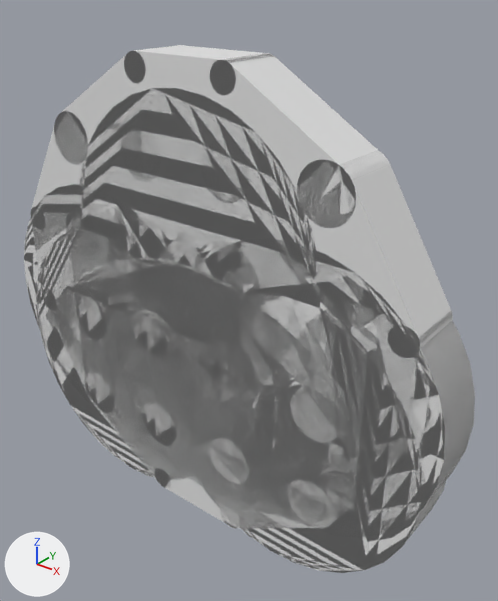
One commit to the glTF model static/models/home.glb: the scene before it, then after it.
Before and after are seen from a camera (50 mm lens) standing at (3.48, -3.8, 3.17) and looking at (0.28, 0.21, 0.69). Every picture has the same lights, and +X, +Y and +Z are marked at lower left. Vertices at the same position are counted once.

Objects in the first picture: 'Blur', 'Blur.Highlight', 'Double', 'Double.Highlight', 'Face', 'Face.Highlight', 'Wheel'.
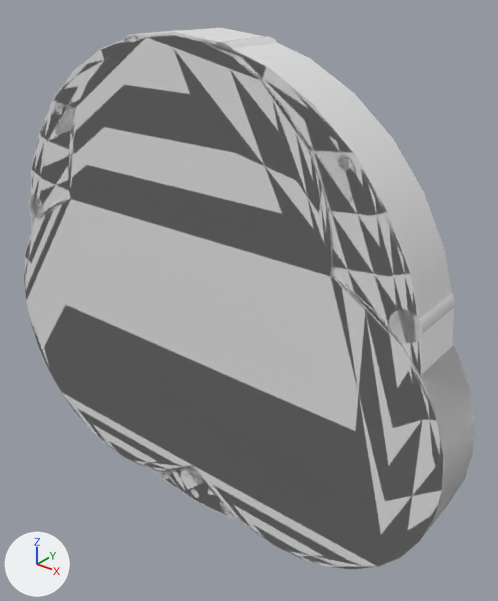
Changed parts and their boxes (x1, y1, x2, y2) in the pictures (498 x 601 px):
'Wheel.Highlight', mesh rescaled, moved (not visible before)
    after: (24, 35, 475, 569)
'Blur.Highlight', reshaped
    before: (31, 45, 451, 528)
    after: (30, 28, 454, 516)
'Wheel', mesh rescaled, moved (not visible afterwards)
    before: (36, 88, 446, 573)
'Double', mesh moved
    before: (24, 184, 475, 538)
    after: (360, 545, 416, 569)
'Blur', mesh moved
    before: (31, 45, 453, 528)
    after: (29, 30, 455, 519)
'Light.Highlight', added
    after: (30, 33, 421, 520)
'Light', added
    after: (55, 104, 351, 498)
'Double.Highlight', unchanged, covered by the edit
    before: (101, 197, 439, 536)
    after: (186, 466, 449, 566)
'Face.Highlight', unchanged, covered by the edit
    before: (46, 258, 403, 509)
    after: (178, 467, 208, 489)
'Face', unchanged, covered by the edit
    before: (46, 258, 400, 509)
    after: (178, 468, 210, 490)

Patch to the scene script:
```diff
--- a/static/models/home.glb.py
+++ b/static/models/home.glb.py
@@ mat_light_material @@
+mat_light_material = principled_material('light.material')
+mat_light_material.base_color = (0.8, 0.8, 0.8)  # white #e7e7e7
+mat_light_material.roughness = 0.0
@@ me_circle_018 @@
 me_circle_018.from_pydata(...)  # 112 vertices, 220 faces; spans x -2.13..2.13, y -0.29..0.19, z -1.35..2.41
 # used by ob_wheel; location = (0.0, 0.052, 0.0)
+# me_circle_018 part 1: the whole mesh is scaled about its middle by 1.06, then moved by (0.0, 0.05, 0.22)
 me_circle_018.materials.append(mat_wheel_material)
@@ me_circle_022 @@
 me_circle_022.from_pydata(...)  # 112 vertices, 220 faces; spans x -2.13..2.13, y -0.29..0.19, z -1.35..2.41
 # used by ob_wheel_highlight; location = (0.0, 0.052, 0.0)
+# me_circle_022 part 2: the whole mesh is scaled about its middle by 1.06, then moved by (0.0, 0.05, 0.22)
@@ me_circle_021 @@
 me_circle_021.from_pydata(...)  # 174 vertices, 334 faces; spans x -2.24..2.24, y -0.24..0.24, z -0.89..1.51
 # used by ob_double; location = (0.0, 0.0, 0.0)
+# me_circle_021 part 3: the whole mesh is moved by (0.0, 0.0, -0.32)
 me_circle_021.materials.append(mat_double_material)
@@ me_circle_026 @@
 me_circle_026.from_pydata(...)  # 1536 vertices, 2976 faces; spans x -1.99..1.99, y -0.24..0.24, z -1.35..2.63
 # used by ob_blur; location = (0.0, 0.0, 0.0)
+# me_circle_026 part 4: the whole mesh is moved by (0.0, 0.0, 0.11)
 me_circle_026.materials.append(mat_blur_material)
@@ me_circle_028 @@
 # used by ob_blur_highlight; location = (0.0, 0.0, 0.0)
-me_circle_028.from_pydata(...)  # 88 vertices, 172 faces; spans x -1.99..1.99, y -0.24..0.24, z -1.35..2.63
+me_circle_028.from_pydata(...)  # 64 vertices, 124 faces; spans x -2.02..2.02, y -0.24..0.24, z -1.28..2.77
+# me_circle_028 part 5: the whole mesh is rebuilt
@@ me_circle_056 @@
+me_circle_056.from_pydata(...)  # a 32-sided cylinder along y spanning x -2.02..2.02, y -0.24..0.24, z -1.29..2.76
@@ me_circle_036 @@
+me_circle_036.from_pydata(...)  # 1600 vertices, 3100 faces; spans x -1.98..1.98, y -0.24..0.24, z -1.24..2.72
+me_circle_036.materials.append(mat_light_material)  # white #e7e7e7
@@ ob_wheel @@
 ob_wheel = bpy.data.objects.new('Wheel', me_circle_018)
-ob_wheel.location = (0.0, 0.052, 0.0)
+ob_wheel.location = (0.0, 0.0, 0.0)
@@ ob_wheel_highlight @@
 ob_wheel_highlight = bpy.data.objects.new('Wheel.Highlight', me_circle_022)
-ob_wheel_highlight.location = (0.0, 0.052, 0.0)
+ob_wheel_highlight.location = (0.0, 0.0, 0.0)
@@ ob_light_highlight @@
+ob_light_highlight = bpy.data.objects.new('Light.Highlight', me_circle_056)
+ob_light_highlight.location = (0.0, 0.0, 0.0)
@@ ob_light @@
+ob_light = bpy.data.objects.new('Light', me_circle_036)
+ob_light.location = (0.0, 0.0, 0.0)
```
